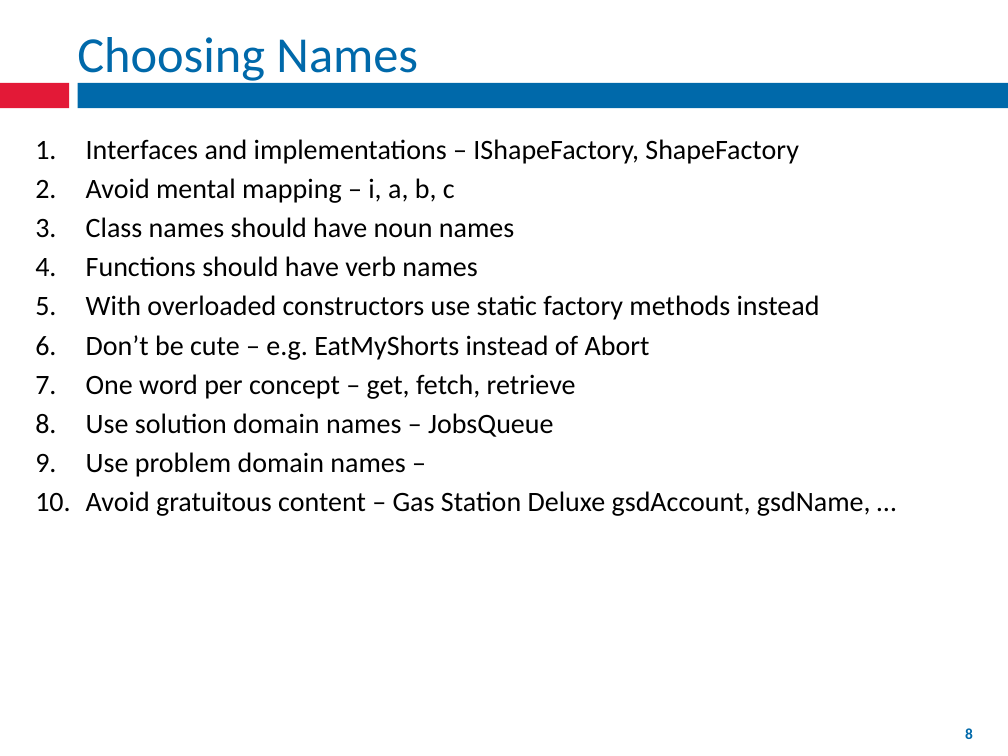
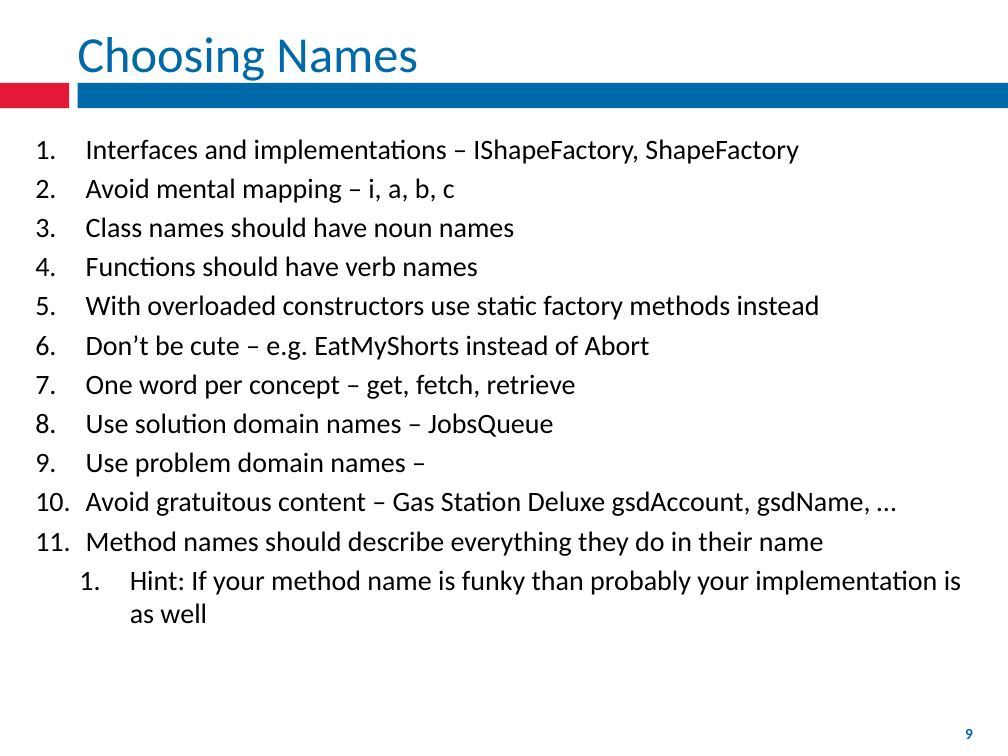
Before and after one commit to fernandozamoraj/Clean-Code-Presentation, a slide deck: slide 9 of Clean Code.pptx (slide 8 before the commit). Drawn at 1008x756 pixels with LibreOffice and Linux fonts; fonts in the diff are those of the drawing; background and template pictures are left out. Boxes give left, top, right and bottom in pixels: in the first picture for what was removed or moved away, otherwise in the second. Text is boxed around its words. In the diff, an @@ line names an element or a change of style, - is before the commit and + after.

```diff
--- a/Clean Code.pptx
+++ b/Clean Code.pptx
@@ text at [86,531,961,624]: paragraphs added @@
+11. Method names should describe everything they do in their name
+  1. Hint: If your method name is funky than probably your implementation is as well
@@ page number at [965,729,973,739]: text changed @@
-8
+9
```
Also in this commit, not shown: 8 other slides changed, 3 slides added, 8 other files.
